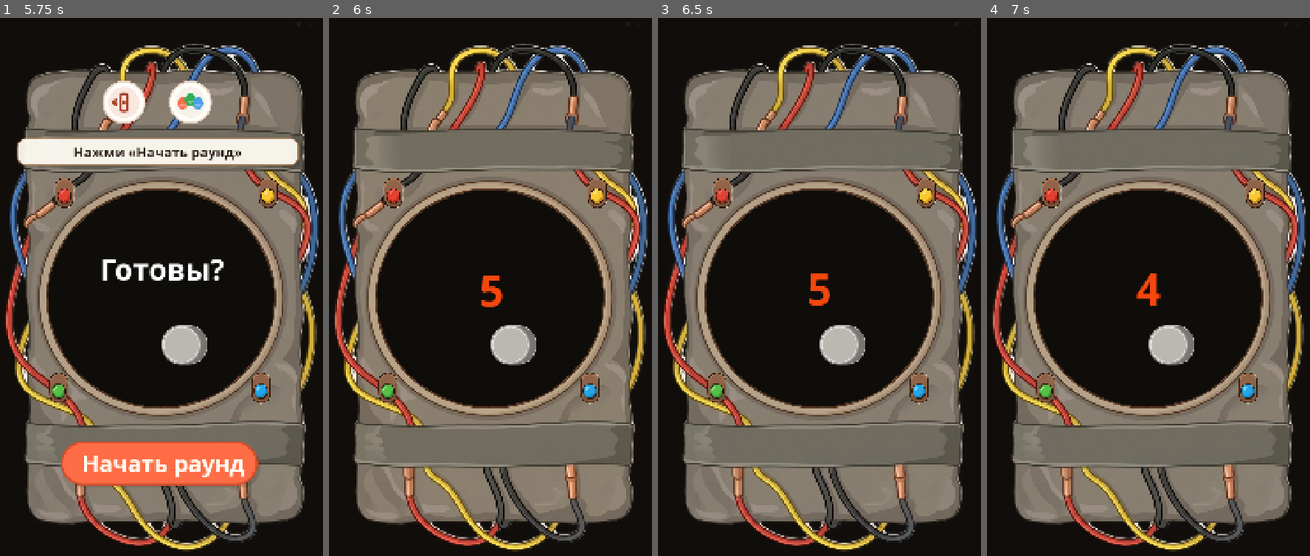
Above: before the commit, frames 1-4 (left to right).
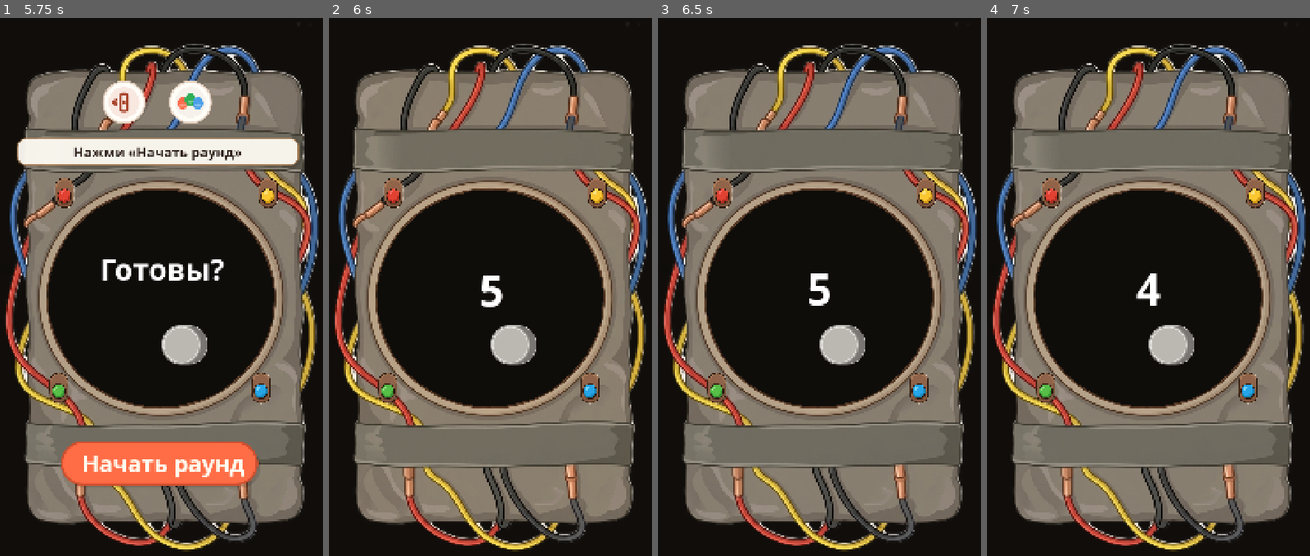
Above: after the commit, the same moments.

Repository: GGamezebo/GodBomb
Game: Godot game, scene res://src/contexts/game_context/game_context.tscn
Two runs of this game, one before a commit and one after it. Both use one fixed random seed, a clock stepped at 60 frames per second and the inputs below. This scene is started directly instead of the project's main scene.
Inputs (mouse positions are in pixels of both pictures, inside the frame that each line leads up to):
- Up to frame 1 (5.75 s): tap Enter at 0.5, 0.6, 2, 2.1, 3.5, 3.6, 5.1 s; move the mouse to (235, 270) at 0.52 s; click (235, 270) at 0.67 s; tap Space at 1.25, 2.75, 4.25 s; drag from (93, 330) to (145, 416) at 1.27 s; move the mouse to (193, 168) at 2.02 s; click (193, 168) at 2.17 s; drag from (145, 416) to (61, 211) at 2.77 s; move the mouse to (261, 389) at 3.52 s; click (261, 389) at 3.67 s; drag from (61, 211) to (113, 152) at 4.27 s; move the mouse to (177, 297) at 5.02 s; click (177, 297) at 5.17 s
- Up to frame 2 (6 s): click "Начать раунд" at 5.75 s
- Up to frame 3 (6.5 s): no input
- Up to frame 4 (7 s): drag from (1100, 152) to (1080, 330) at 6.52 s

Frame 1 is identical in both runs. In frame 2, 0.3% of the frame differs, in the area x 46-54%, y 47-54%; in frame 3, 0.3%; in frame 4, 0.3%.
Error in both runs: Out of bounds get index '0' (on base: 'Array[GamePlayer]') (res://src/contexts/game_context/game_logic/game_session.gd:140)

Commit message:
colors fixes

Diff:
--- a/src/common/word_condition.gd
+++ b/src/common/word_condition.gd
@@ -17,7 +17,7 @@
 const MESSAGE_FONT_MIN := 56
 const PATTERN_HI_FONT_MAX := 140
 const PATTERN_HI_FONT_MIN := 72
-const PATTERN_DIM_RATIO := 0.38
+const PATTERN_DIM_RATIO := 0.72
 
 
 static func random() -> int:
@@ -45,11 +45,11 @@
 	var hi_size := PATTERN_HI_FONT_MAX
 	var dim_size := int(float(hi_size) * PATTERN_DIM_RATIO)
 	while hi_size >= PATTERN_HI_FONT_MIN:
-		dim_size = maxi(int(float(hi_size) * PATTERN_DIM_RATIO), 32)
+		dim_size = maxi(int(float(hi_size) * PATTERN_DIM_RATIO), 56)
 		if _measure_pattern_width(syllable, condition, hi_size, dim_size) <= max_width:
 			return _build_pattern_bbcode(syllable, condition, hi_size, dim_size)
 		hi_size -= 4
-	return _build_pattern_bbcode(syllable, condition, PATTERN_HI_FONT_MIN, 32)
+	return _build_pattern_bbcode(syllable, condition, PATTERN_HI_FONT_MIN, 56)
 
 
 static func get_message_display_bbcode(title: String, max_width: float = 400.0) -> String:
@@ -65,7 +65,7 @@
 
 static func _build_pattern_bbcode(syllable: String, condition: int, hi_size: int, dim_size: int) -> String:
 	var hi := "[font_size=%d][color=#FFFFFF]%s[/color][/font_size]" % [hi_size, syllable]
-	var dim := "[font_size=%d][color=#8A7460]%s[/color][/font_size]" % [dim_size, "%s"]
+	var dim := "[font_size=%d][color=#FFFFFF]%s[/color][/font_size]" % [dim_size, "%s"]
 	match condition:
 		Type.BEGIN:
 			return hi + (dim % "___")
--- a/src/contexts/game_context/ui/game_hud.gd
+++ b/src/contexts/game_context/ui/game_hud.gd
@@ -129,7 +129,7 @@
 	_countdown_label.horizontal_alignment = HORIZONTAL_ALIGNMENT_CENTER
 	_countdown_label.vertical_alignment = VERTICAL_ALIGNMENT_CENTER
 	_countdown_label.add_theme_font_size_override("font_size", 140)
-	_countdown_label.add_theme_color_override("font_color", TurnOrderArrowsLayer.ACCENT)
+	_countdown_label.add_theme_color_override("font_color", Color.WHITE)
 	_countdown_label.add_theme_color_override("font_outline_color", Color(0.04, 0.03, 0.02, 0.85))
 	_countdown_label.add_theme_constant_override("outline_size", 10)
 	_countdown_label.z_index = 3
